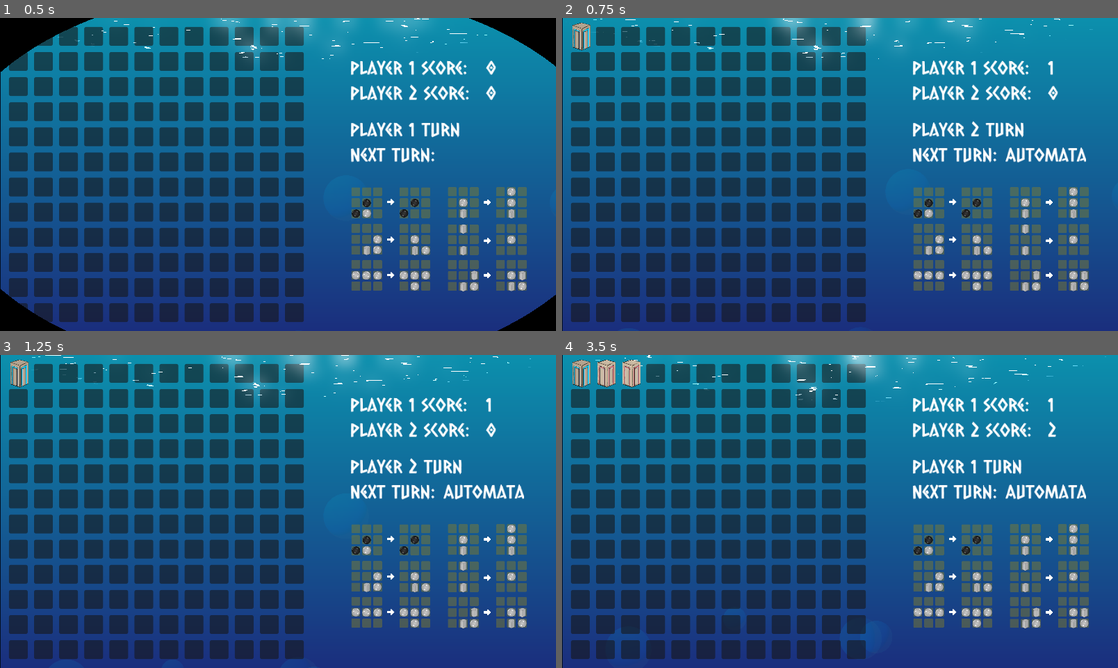
Above: before the commit, frames 1-4 (two rows, left to right).
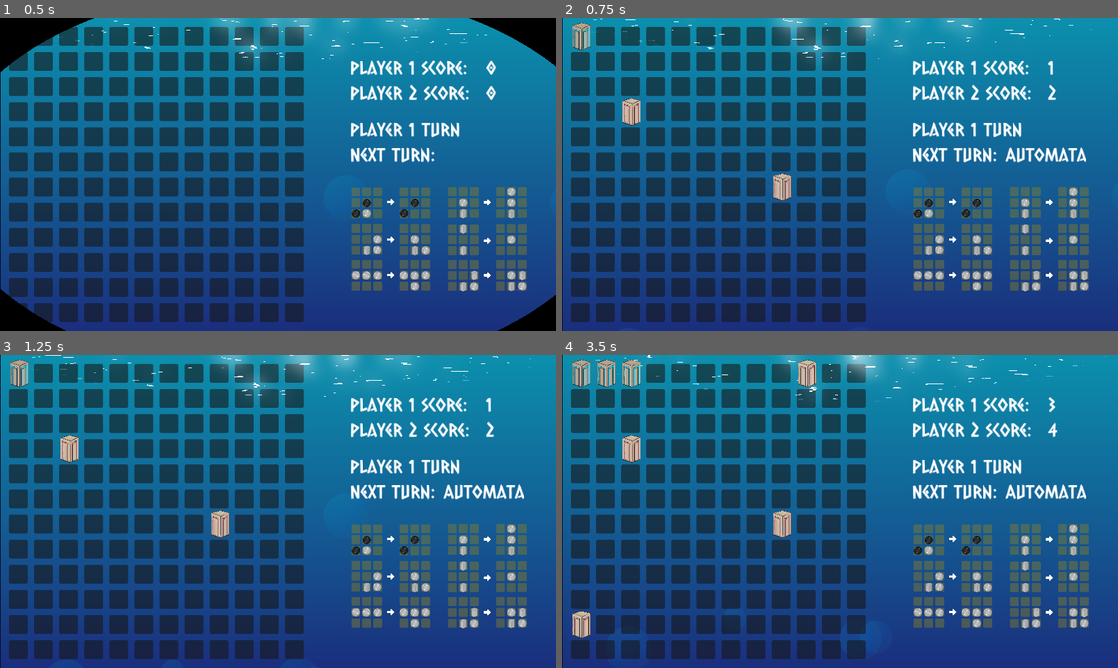
Above: after the commit, the same moments.

Repository: BeadsInCheese/CellularBubbleState
Game: Godot game, scene res://MainGame.tscn
Same seed, same stepped clock (60 frames per second), same inputs: the game is played once before the commit and once after it. This scene is started directly instead of the project's main scene.
Inputs (mouse positions are in pixels of both pictures, inside the frame that each line leads up to):
- Up to frame 1 (0.5 s): no input
- Up to frame 2 (0.75 s): click (578, 36) at 0.52 s
- Up to frame 3 (1.25 s): no input
- Up to frame 4 (3.5 s): click (606, 373) at 1.27 s; click (628, 373) at 2.02 s; move the mouse to (962, 495) at 2.77 s; hold M from 2.78 s (still down); click (962, 495) at 2.92 s

Frame 1 is identical in both runs. In frame 2, 0.9% of the frame differs, in the area x 10-90%, y 21-59%; in frame 3, 0.9%; in frame 4, 1.5%, in the area x 1-90%, y 0-91%.

Commit message:
init agent branch

Diff:
--- a/gamejam2025/Grid.gd
+++ b/gamejam2025/Grid.gd
@@ -9,6 +9,8 @@
 var xsize : int = 12
 @export
 var ysize : int = 12
+#@export
+var agent : Agent = Agent.new()
 
 var gridList: Array[Bubble] = []
 enum Players{PLAYER1=1,PLAYER2=3,AUTOMATA=0}
@@ -16,7 +18,8 @@
 var currentTurn=0
 var player1Score = 0
 var player2Score = 0
-
+var AIGame = true
+var player = 1
 
 func isEnd()->bool:
 	for i in gridList:
@@ -36,6 +39,10 @@
 var announced=false
 func changeTurn()->void:
 	currentTurn=(currentTurn+1)%6
+	print(turnOrder[currentTurn])
+	if(AIGame && turnOrder[currentTurn] == 3):
+		agent.proceduralMove(currentTurn,turnOrder[currentTurn],gridList).setTileType(turnOrder[currentTurn])
+		changeTurn()
 
 	if(turnOrder[currentTurn]==Players.AUTOMATA):
 		automata_step()
@@ -51,6 +58,7 @@
 		add_child(x)
 var p1cursor=preload("res://CursorImages/Player1.png")
 var p2cursor=preload("res://CursorImages/Player2.png")
+
 func updateCursor():
 	var new_cursor_image =p1cursor if(turnOrder[currentTurn]==Players.PLAYER1) else p2cursor
 	Input.set_custom_mouse_cursor(new_cursor_image, Input.CURSOR_ARROW, Vector2(15,15))
--- a/gamejam2025/agent.gd
+++ b/gamejam2025/agent.gd
@@ -12,5 +12,14 @@
 
 
 func proceduralMove(currentTurn,color,board) -> Bubble:
-	print(str(board[0]))
-	return board[16]
+	var m = 0
+	var i = 1
+	var result = 0
+
+	while m < 500:
+		i = (int)(1000*(1000*sin(i)-(int)(1000*sin(i)))) % len(board)
+		m = m+1
+		if board[i].tileType == 0:
+			result = i
+			break;
+	return board[result]
